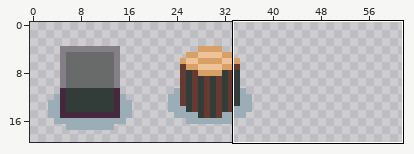
One commit to this sprite sheet: entity/resource/resources.png. Above, an overview of the earlier version with the close-up marked.
Close-up. Earlier state:
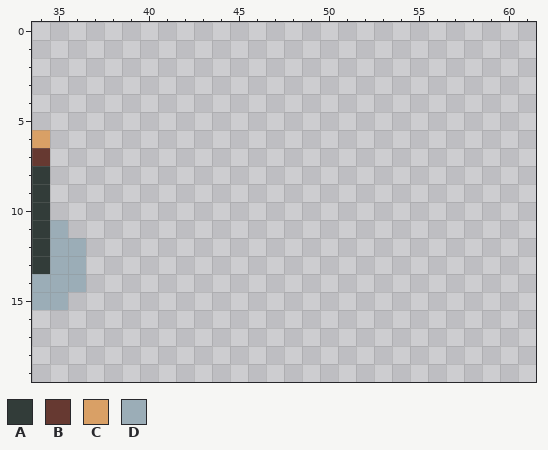
The file is 120x20 pixels. Shown: x 34..61, y 0..19. The wide view leaves out empty margins.
Palette (. is transparent): A #323c39  B #663931  C #d9a066  D #9badb7
Pixels before, first column x 34:
 6 C..
 7 B..
 8 A..
 9 A..
10 A..
11 AD.
12 ADD
13 ADD
14 DDD
15 DD.
The result:
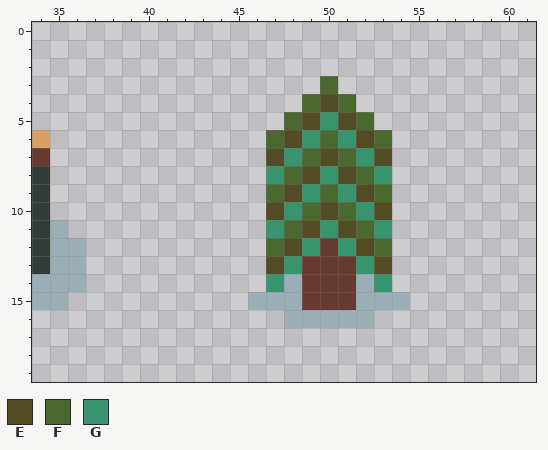
Colours new in this view: E #524b24  F #4b692f  G #37946e
What changed:
Changed rows in their new state; - is an unchanged pixel.
first column x 46:
 3 ----F----
 4 ---FEF---
 5 --FEGEF--
 6 -FEGFGEF-
 7 -EGFEFGE-
 8 -GFEGEFG-
 9 -FEGFGEF-
10 -EGFEFGE-
11 -GFEGEFG-
12 -FEGBGEF-
13 -EGBBBGE-
14 -GDBBBDG-
15 DDDBBBDDD
16 --DDDDD--
Boxes around the changes in both close-ups, in picture pixels (x1, y1, x2, y2):
added: (248, 76, 410, 328)
